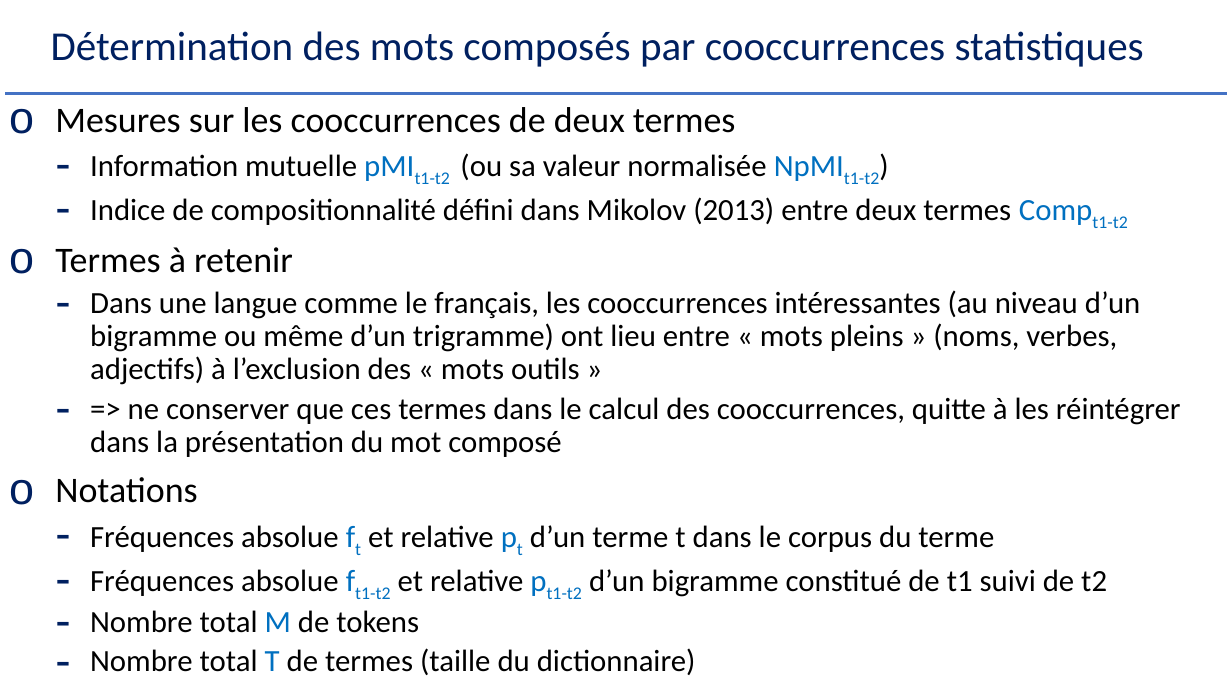
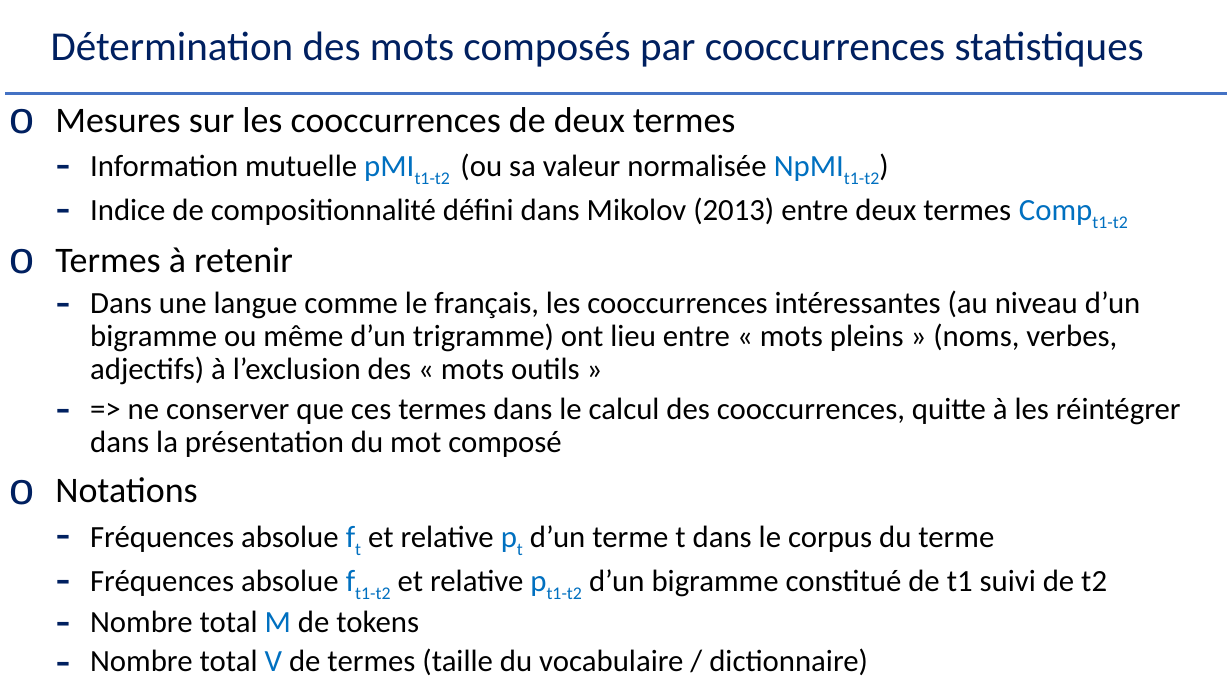
Before and after one commit to Herve-Guerin/cours-NLP-Gustave-Eiffel, a slide deck: slide 5 of Slides/NLP et Analyse Textuelle V2 - 2.pptx. Drawn at 1232x693 pixels with LibreOffice and Linux fonts; fonts in the diff are those of the drawing. Boxes give left, top, right and bottom in pixels: in the first picture for what was removed or moved away, otherwise in the second. Text is boxed around its words. In the diff, an @@ line names an element or a change of style, - is before the commit and + after.

```diff
--- a/Slides/NLP et Analyse Textuelle V2 - 2.pptx
+++ b/Slides/NLP et Analyse Textuelle V2 - 2.pptx
@@ text at (90,648,868,675): text changed @@
-  – Nombre total T de termes (taille du dictionnaire)
+  – Nombre total V de termes (taille du vocabulaire / dictionnaire)
```
Also in this commit, not shown: 14 other slides changed, 11 slides added.
